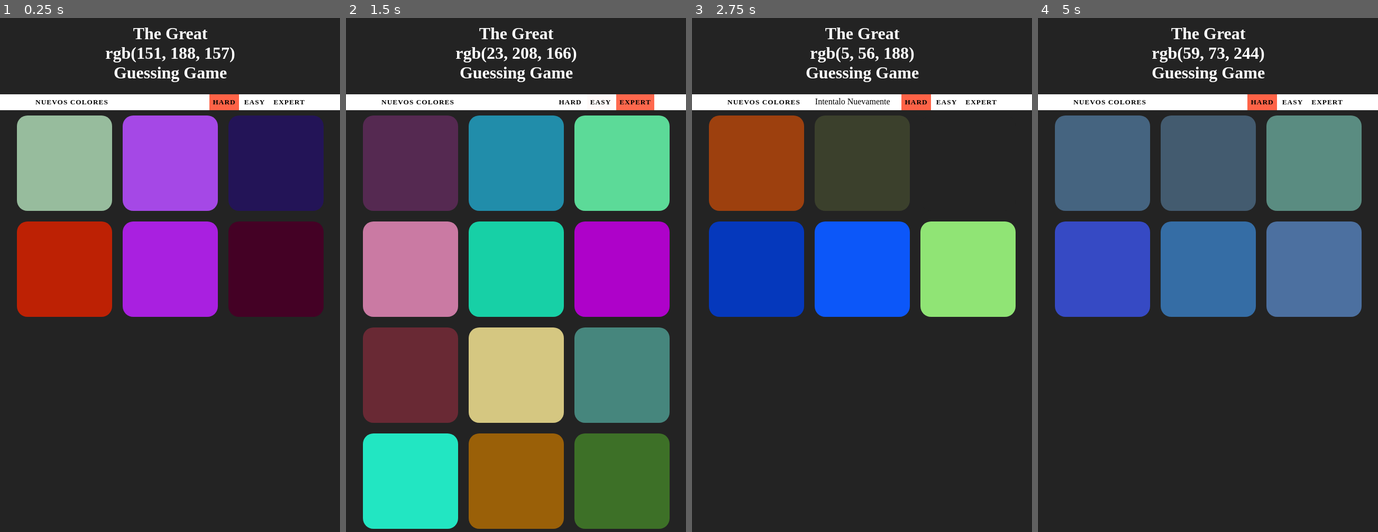
Above: before the commit, frames 1-4 (left to right).
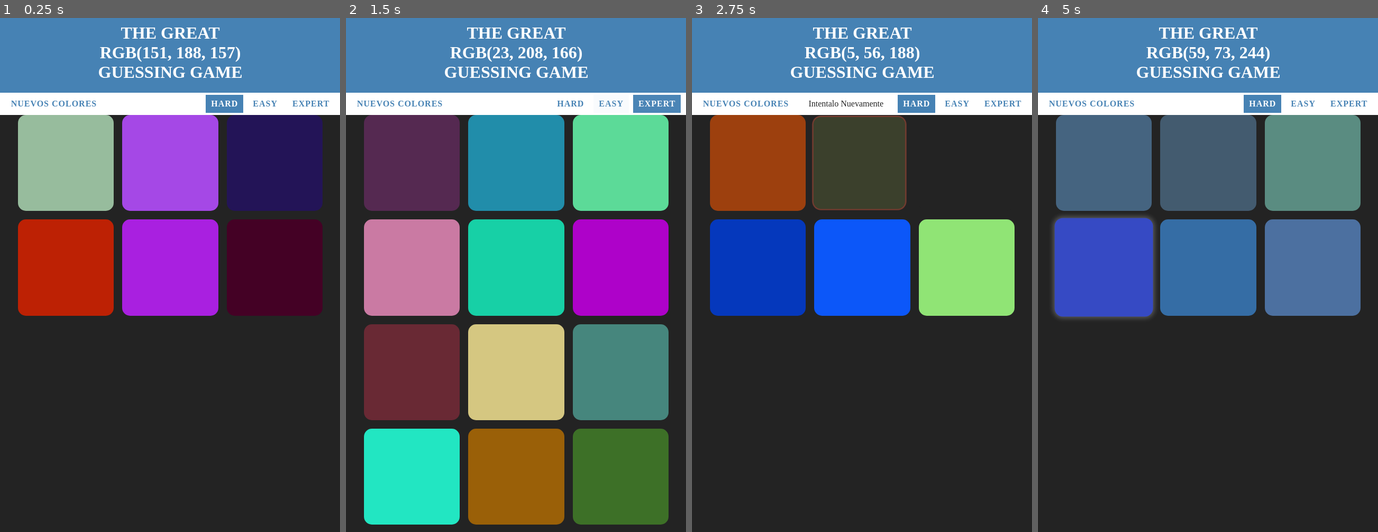
Above: after the commit, the same moments.

Repository: ldepalma-droid/U14-Color-game
Game: browser game, page index.html
Two runs of this game, one before a commit and one after it. Both use one fixed random seed, a clock stepped at 60 frames per second and the inputs below.
Inputs (mouse positions are in pixels of both pictures, inside the frame that each line leads up to):
- Up to frame 1 (0.25 s): no input
- Up to frame 2 (1.5 s): click "EASY" at 0.27 s; click "EXPERT" at 1.27 s
- Up to frame 3 (2.75 s): click "HARD" at 1.87 s; click (967, 161) at 2.02 s; click (862, 161) at 2.47 s
- Up to frame 4 (5 s): click (1208, 269) at 3.07 s; click (1102, 161) at 3.67 s; click (1313, 269) at 4.27 s; click (1102, 269) at 4.52 s; click "NUEVOS COLORES" (after the commit: "PLAY AGAIN?") at 4.77 s; click "NUEVOS COLORES" at 4.87 s

The runs differ from the first frame. In frame 1, 18% of the frame differs, in the area x 0-100%, y 0-59%; in frame 2, 21%, in the area x 0-100%, y 0-100%; in frame 3, 18%; in frame 4, 18%.

Commit message:
Segundo commit

Diff:
--- a/colorgame.js
+++ b/colorgame.js
@@ -10,9 +10,10 @@
 const expertButton = document.getElementById("expert");
 const modeButtons = [hardButton, easyButton, expertButton];
 
-let numberOfColors = 6;
-let colors = generateRandomColors(numberOfColors);
+let numberOfSquares = 6;
+let colors = generateRandomColors(numberOfSquares);
 let pickedColor = pickColor();
+console.log("Cantidad de colores:", colors.length);
 
 function pickColor() {
     const randomIndex = Math.floor(Math.random() * colors.length);
@@ -40,9 +41,15 @@
     }
 }
 
+function playSquareEffect(square, effectClass) {
+    square.classList.remove("square-selected", "square-correct");
+    void square.offsetWidth;
+    square.classList.add(effectClass);
+}
+
 function setUpSquares() {
     for (let i = 0; i < squares.length; i++) {
-        if (i < numberOfColors) {
+        if (i < numberOfSquares) {
             squares[i].style.display = "block";
             squares[i].style.backgroundColor = colors[i];
         } else {
@@ -52,20 +59,28 @@
         squares[i].addEventListener("click", function () {
             const clickedColor = this.style.backgroundColor;
             if (clickedColor === pickedColor) {
+                playSquareEffect(this, "square-correct");
                 message.textContent = "¡Correcto!";
                 changeColors(clickedColor);
                 heading.style.backgroundColor = clickedColor;
+                resetButton.textContent = "Play Again?";
             } else {
+                playSquareEffect(this, "square-selected");
                 this.style.backgroundColor = getComputedStyle(document.body).backgroundColor;
                 message.textContent = "Intentalo Nuevamente";
             }
+        });
+
+        squares[i].addEventListener("animationend", function () {
+            this.classList.remove("square-selected", "square-correct");
         });
     }
 }
 
 function resetGame() {
-    colors = generateRandomColors(numberOfColors);
+    colors = generateRandomColors(numberOfSquares);
     pickedColor = pickColor();
+    console.log("Cantidad de colores:", colors.length);
     colorDisplay.textContent = pickedColor;
     message.textContent = "";
     heading.style.backgroundColor = "";
@@ -75,15 +90,15 @@
 
 function setUpSquareColors() {
     for (let i = 0; i < squares.length; i++) {
-        squares[i].style.display = i < numberOfColors ? "block" : "none";
-        if (i < numberOfColors) {
+        squares[i].style.display = i < numberOfSquares ? "block" : "none";
+        if (i < numberOfSquares) {
             squares[i].style.backgroundColor = colors[i];
         }
     }
 }
 
 function setMode(number, selectedButton) {
-    numberOfColors = number;
+    numberOfSquares = number;
     for (let i = 0; i < modeButtons.length; i++) {
         modeButtons[i].classList.toggle("selected", modeButtons[i] === selectedButton);
     }
--- a/style.css
+++ b/style.css
@@ -1,57 +1,127 @@
+* {
+  box-sizing: border-box;
+}
+
+body {
+  background-color: #232323;
+  margin: 0;
+  font-family: Cambria, Cochin, Georgia, Times, "Times New Roman", serif;
+}
+
 #h1 {
+  background-color: steelblue;
+  color: white;
+  margin: 0;
+  padding: 20px 0;
   text-align: center;
+  text-transform: uppercase;
+}
+
+#stripe {
+  align-items: center;
+  background-color: white;
+  display: flex;
+  gap: 8px;
+  justify-content: center;
+  min-height: 42px;
+  padding: 4px 12px;
+}
+
+button {
+  appearance: none;
+  background: none;
+  border: none;
+  color: steelblue;
+  cursor: pointer;
+  font: inherit;
+  font-weight: 700;
+  height: 34px;
+  letter-spacing: 1px;
+  padding: 0 10px;
+  text-transform: uppercase;
+  transition: color 0.3s, background-color 0.3s;
+}
+
+button:hover,
+button.selected {
+  background-color: steelblue;
   color: white;
-  font-family: Cambria, Cochin, Georgia, Times, 'Times New Roman', serif
+}
+
+button:focus {
+  outline: none;
+}
+
+button:focus-visible {
+  box-shadow: inset 0 0 0 2px tomato;
+}
+
+#message {
+  color: #232323;
+  flex: 0 0 180px;
+  text-align: center;
+}
+
+.container {
+  display: grid;
+  gap: 16px;
+  grid-template-columns: repeat(3, minmax(0, 1fr));
+  margin: 24px auto 0;
+  max-width: 600px;
+  padding: 0 12px;
 }
 
 .square {
-    float: left;
-    width: 30%;
-    height: 0;
-    padding-bottom: 30%;
-    background-color: white;
-    margin: 1.66%;
-    border-radius: 15pt;
-    transition-duration: 0.6s;
+  aspect-ratio: 1;
+  background-color: white;
+  border-radius: 15px;
+  transition: background-color 0.6s;
 }
 
-.container {
-    max-width: 600px;
-    overflow: auto;
+.square-selected {
+  animation: incorrect-pick 0.45s ease;
 }
 
-#stripe {
-    background-color: white;
-    height: 30px;
-    text-align: center;
-    border-radius: 4px;
+.square-correct {
+  animation: correct-pick 0.7s ease;
 }
 
-.selected {
-    background-color: tomato;
+@keyframes incorrect-pick {
+  0%, 100% {
+    transform: translateX(0) scale(1);
+  }
+  25%, 75% {
+    transform: translateX(-8px) scale(0.96);
+  }
+  50% {
+    box-shadow: 0 0 0 4px rgba(255, 99, 71, 0.75);
+    transform: translateX(8px) scale(0.96);
+  }
 }
 
-button{
-    background-color: inherit;
-    text-transform: uppercase;
-    letter-spacing: 1px;
-    font-weight: 700;
-    height: 100%;
-    outline: none;
-    border: none;
-    transition: all 0.4s;
-    -webkit-transition: all 0.3s;
-    -moz-transition: all 0.3s;
-    font-family:Cambria, Cochin, Georgia, Times, 'Times New Roman', serif  }
+@keyframes correct-pick {
+  0%, 100% {
+    box-shadow: 0 0 0 0 rgba(255, 255, 255, 0);
+    transform: scale(1);
+  }
+  50% {
+    box-shadow: 0 0 28px 8px rgba(255, 255, 255, 0.75);
+    transform: scale(1.08);
+  }
+}
 
-  button:hover{
-    color: white;
-    background: yellowgreen
+@media (max-width: 520px) {
+  #stripe {
+    flex-wrap: wrap;
+    gap: 4px;
   }
 
-  #message{
-    display: inline-block;
-    width: 15%;
-    font-family: Cambria, Cochin, Georgia, Times, 'Times New Roman', serif;
-    color: black;
+  #message {
+    flex-basis: 100%;
+    order: 1;
   }
+
+  .container {
+    gap: 10px;
+  }
+}
